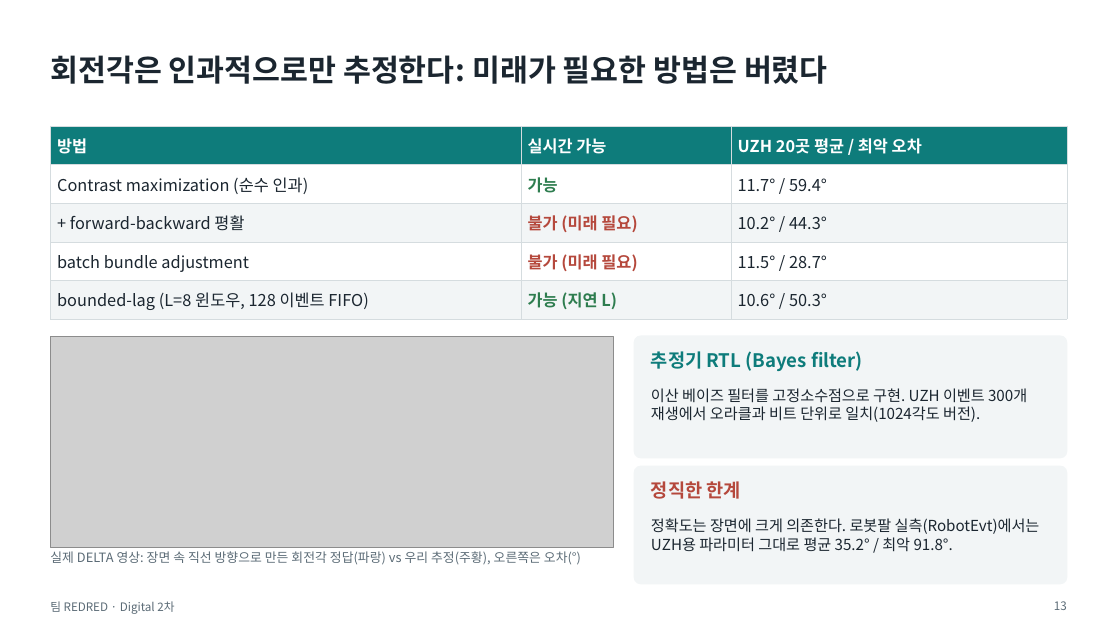
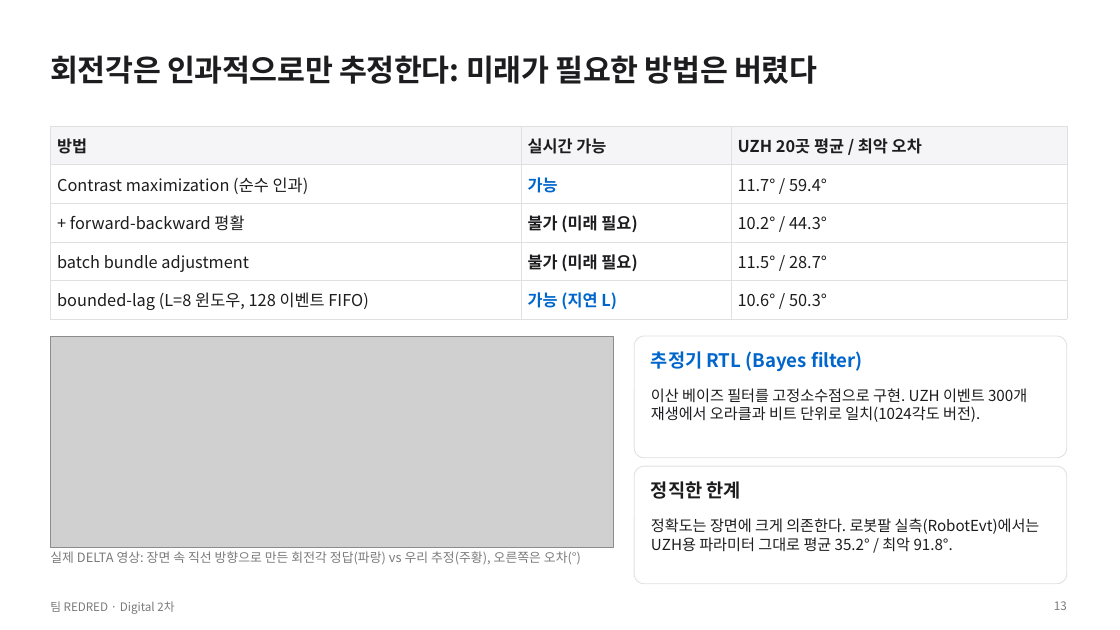
Before and after one commit to GangHeeJo/AI-SEMI, a slide deck: slide 13 of submission/REDRED_2차_발표자료.pptx. Drawn at 1120x630 pixels with LibreOffice and Linux fonts; fonts in the diff are those of the drawing; grey boxes stand for pictures. Boxes give left, top, right and bottom in pixels: in the first picture for what was removed or moved away, otherwise in the second. Text is boxed around its words. In the diff, an @@ line names an element or a change of style, - is before the commit and + after.

```diff
--- a/submission/REDRED_2차_발표자료.pptx
+++ b/submission/REDRED_2차_발표자료.pptx
@@ text "회전각은 인과적으로만 추정한다: 미래가 필요한 ..." at (x1=50, y1=55, x2=817, y2=84): text colour #1B2630 to #1D1D1F, letter spacing 0 to -0.3 pt @@
@@ table at (x1=50, y1=126, x2=1067, y2=314) @@
@@ fill #0E7C7B to #F5F5F7 in row 1 @@
@@ fill #F2F5F6 to #FFFFFF in 6 cells @@
@@ text colour #FFFFFF to #1D1D1F in "방법", "실시간 가능", "UZH 20곳 평균 / 최악 오차" @@
@@ text colour #1B2630 to #1D1D1F in "Contrast maximization (순수 인과)", "11.7° / 59.4°", "+ forward-backward 평활", "10.2° / 44.3°" and 4 more places @@
@@ text colour #2E7D4F to #0066CC in "가능", "가능 (지연 L)" @@
@@ text colour #B5483C to #1D1D1F in "불가 (미래 필요)", "불가 (미래 필요)" @@
@@ borders changed @@
@@ rounded rectangle at (x1=634, y1=336, x2=1067, y2=458): fill #F2F5F6 to #FFFFFF; outline #F2F5F6 1 pt to #E0E0E0 0.75 pt; proportions changed @@
@@ text "추정기 RTL (Bayes filter)" at (x1=651, y1=351, x2=863, y2=371): text colour #0E7C7B to #0066CC @@
@@ text "이산 베이즈 필터를 고정소수점으로 구현. ..." at (x1=651, y1=388, x2=1027, y2=422): text colour #1B2630 to #1D1D1F @@
@@ rounded rectangle at (x1=634, y1=466, x2=1067, y2=584): fill #F2F5F6 to #FFFFFF; outline #F2F5F6 1 pt to #E0E0E0 0.75 pt; proportions changed @@
@@ text "정직한 한계" at (x1=651, y1=481, x2=741, y2=499): text colour #B5483C to #1D1D1F @@
@@ text "정확도는 장면에 크게 의존한다. 로봇팔 ..." at (x1=651, y1=518, x2=1040, y2=552): text colour #1B2630 to #1D1D1F @@
@@ text colour #5B6B76 to #7A7A7A in 3 elements at (x1=50, y1=551, x2=581, y2=565), (x1=1054, y1=601, x2=1067, y2=610), (x1=50, y1=601, x2=174, y2=614) @@
```
Also in this commit, not shown: 18 other slides changed, 13 other files.
